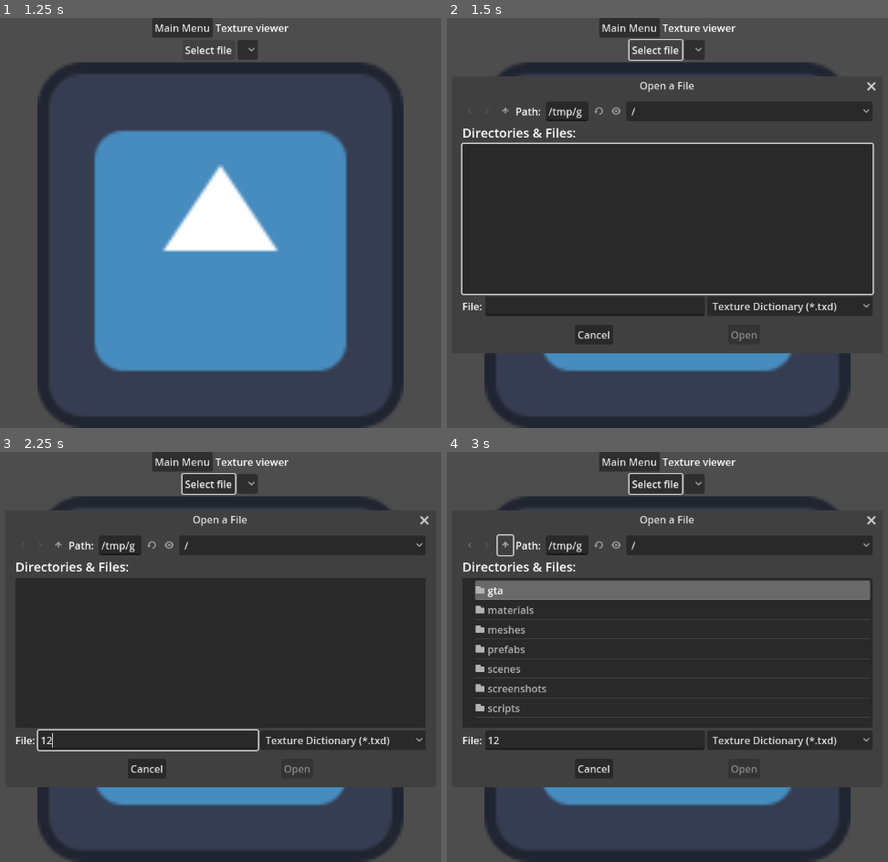
Above: before the commit, frames 1-4 (two rows, left to right).
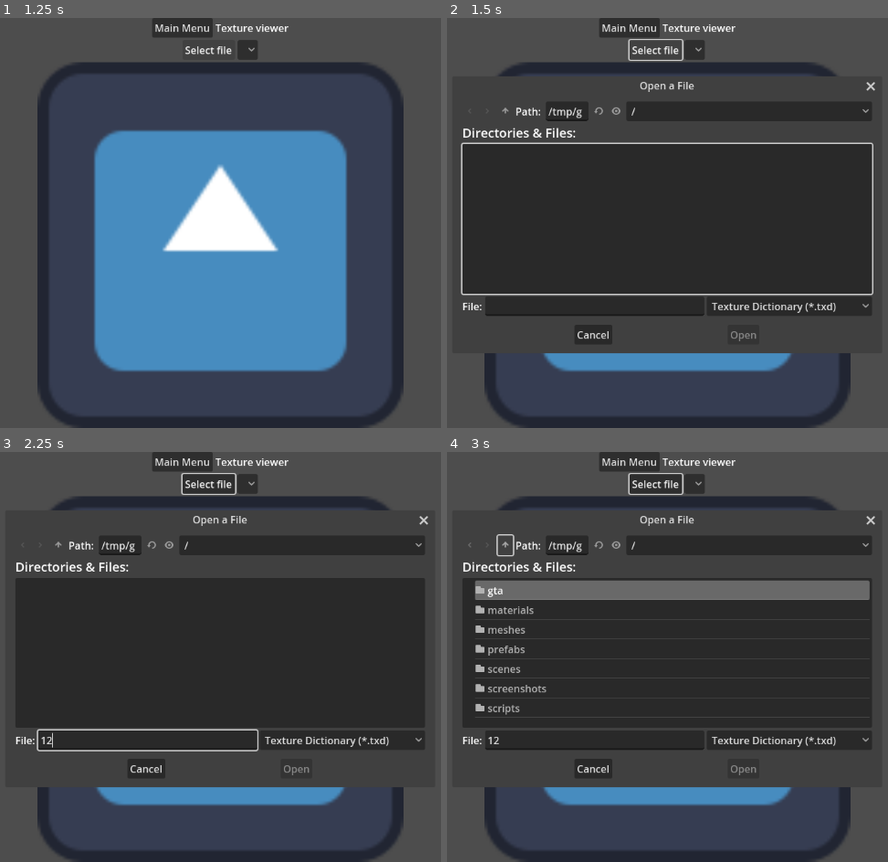
Above: after the commit, the same moments.

Repository: FOSS-Supremacy/OpenLiberty
Game: Godot game, scene res://startup.tscn
Same seed, same stepped clock (60 frames per second), same inputs: the game is played once before the commit and once after it. The engine's default icon, where the game draws it, is replaced by a stand-in: a white triangle on a blue panel in a dark square.
Inputs (mouse positions are in pixels of both pictures, inside the frame that each line leads up to):
- Up to frame 1 (1.25 s): click "Texture viewer" at 0.5 s
- Up to frame 2 (1.5 s): click "Select file" at 1.25 s
- Up to frame 3 (2.25 s): click (149, 739) at 2.02 s; type "12" at 2.1 s
- Up to frame 4 (3 s): click (504, 546) at 2.75 s

Frame 1 is identical in both runs. In frame 2, 0.6% of the frame differs, in the area x 29-98%, y 15-79%; in frame 3, 0.5%; in frame 4, 0.4%.
Error in both runs: Assertion failed: 7 (res://scripts/map_builder.gd:16)

Commit message:
Change the game name on the Godot project

Diff:
--- a/project.godot
+++ b/project.godot
@@ -10,7 +10,7 @@
 
 [application]
 
-config/name="GTA 3 Godot"
+config/name="re3-gd"
 run/main_scene="res://startup.tscn"
 config/features=PackedStringArray("4.0", "Forward Plus")
 config/icon="res://icon.svg"
